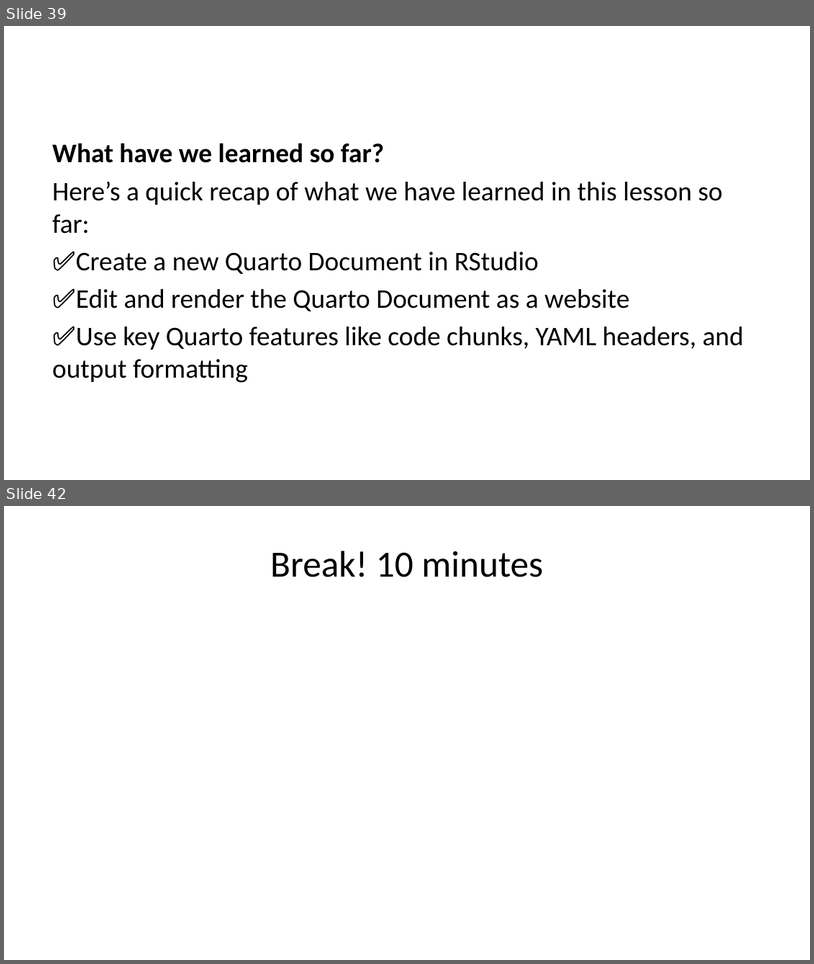
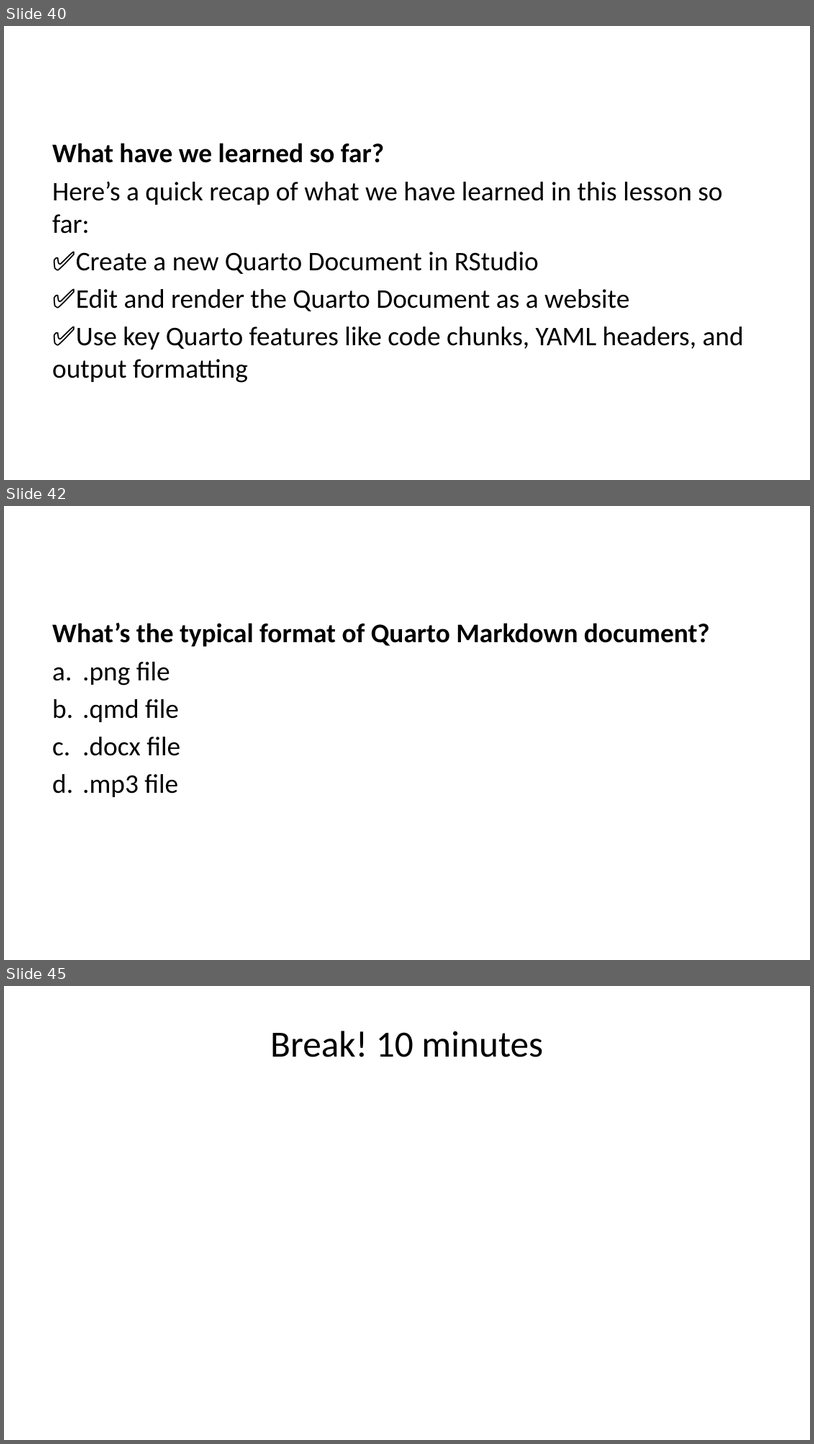
Before and after one commit to lmu-osc/train-the-trainer-student-track-OS, a slide deck: materials/OS-M3/OS-M3-S6-Quarto/OS-M3-S6-Quarto-slides.pptx. Shown one above the other, each under a label of ours: slides 39 and 42 before the commit, slides 40, 42 and 45 after it; the slides between them are not shown. The pictures are 814x964 and 814x1444 pixels, drawn with LibreOffice and Linux fonts; fonts in the diff are those of the drawing. Boxes give left, top, right and bottom in pixels: in the first picture for what was removed or moved away, otherwise in the second. Text is boxed around its words. In the diff, an @@ line names an element or a change of style, - is before the commit and + after.

```diff
--- a/materials/OS-M3/OS-M3-S6-Quarto/OS-M3-S6-Quarto-slides.pptx
+++ b/materials/OS-M3/OS-M3-S6-Quarto/OS-M3-S6-Quarto-slides.pptx
@@ slide 42 added at box(4, 506, 810, 960), background #FFFFFF @@
@@ text added at box(52, 623, 710, 797), 24 pt, text #000000, bold @@
+What’s the typical format of Quarto Markdown document?
+a. .png file
+b. .qmd file
+c. .docx file
+d. .mp3 file
@@ what was slide 39 is now slide 40 @@
@@ what was slide 42 is now slide 45 @@
```
Also in this commit, not shown: 5 slides changed, 11 other slides added, 5 slides removed, 30 other files.
